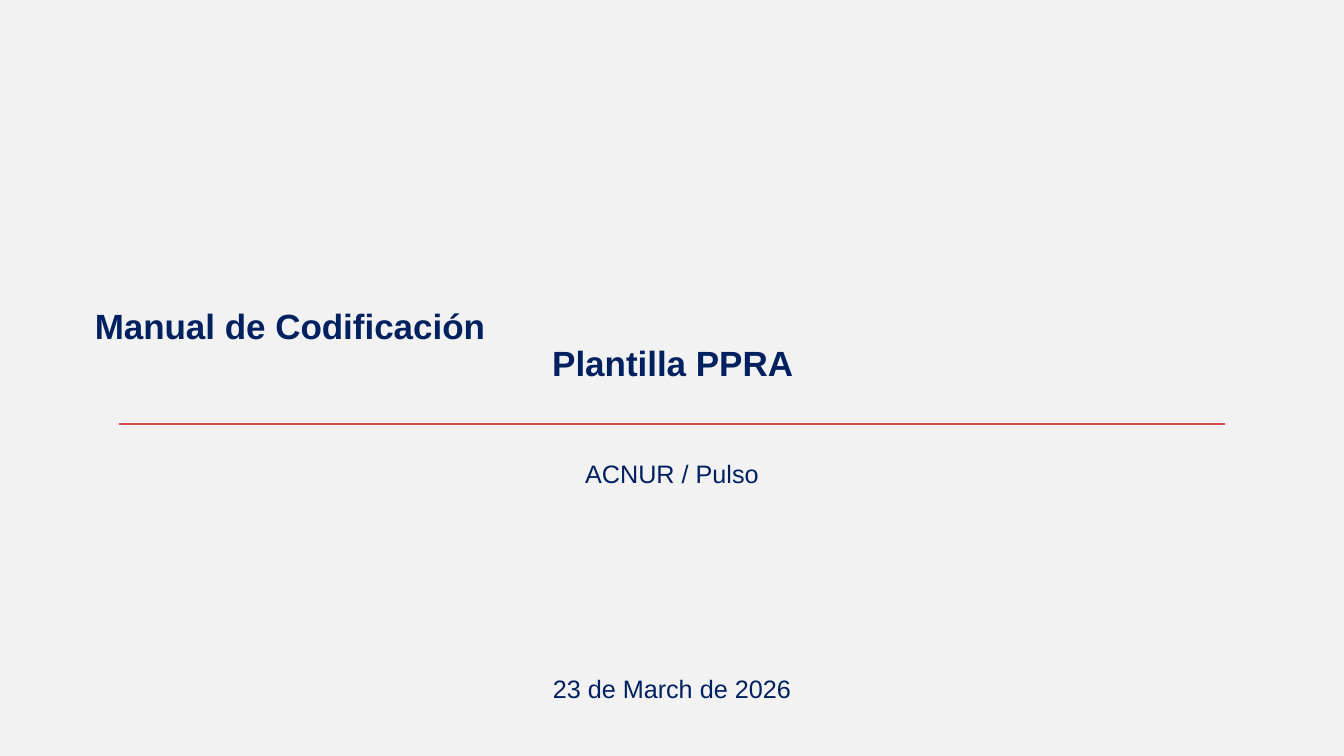
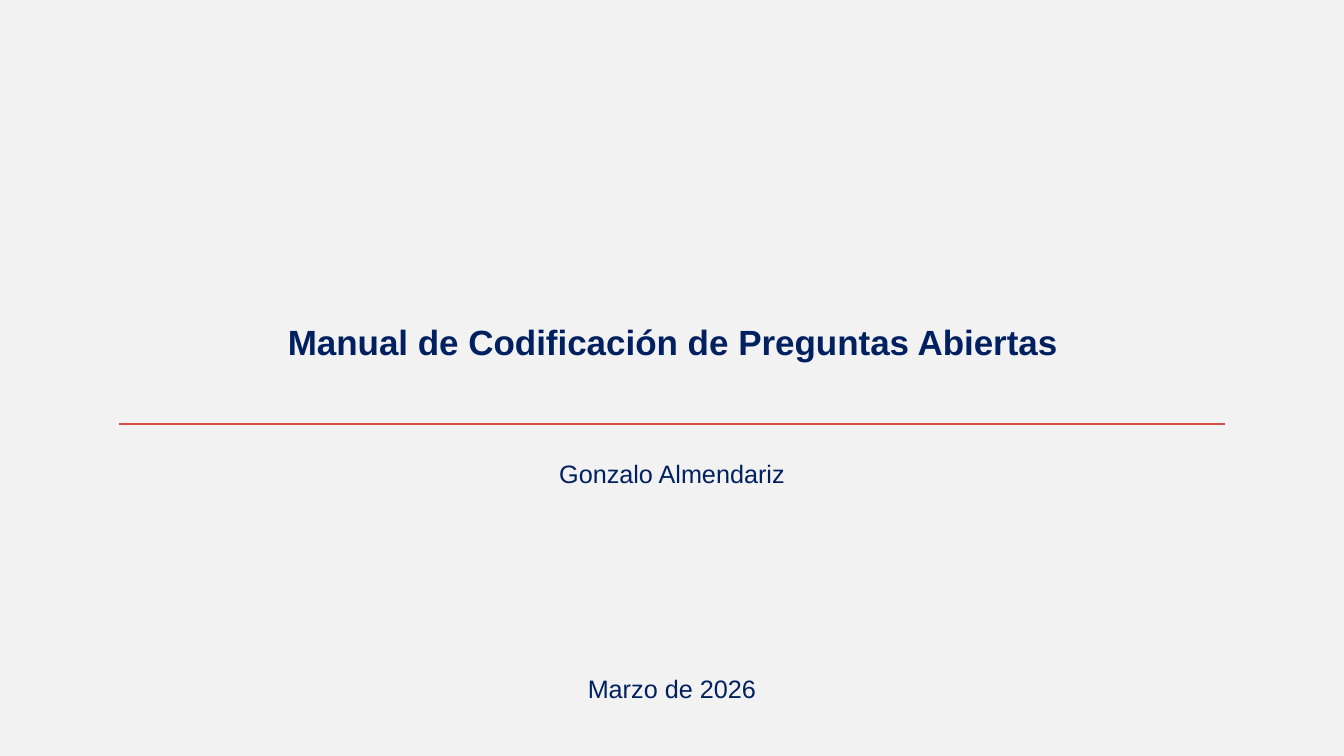
Before and after one commit to GonzaloAlmendariz/prosecnur, a slide deck: slide 1 of scripts/Manual_Codificacion_PPRA.pptx. Drawn at 1344x756 pixels with LibreOffice and Linux fonts; fonts in the diff are those of the drawing; background and template pictures are left out. Boxes give left, top, right and bottom in pixels: in the first picture for what was removed or moved away, otherwise in the second. Text is boxed around its words. In the diff, an @@ line names an element or a change of style, - is before the commit and + after.

```diff
--- a/scripts/Manual_Codificacion_PPRA.pptx
+++ b/scripts/Manual_Codificacion_PPRA.pptx
@@ title at [288,329,1058,362]: text changed @@
-Manual de Codificación
-Plantilla PPRA
+Manual de Codificación de Preguntas Abiertas
@@ subtitle at [559,464,785,484]: text changed @@
-ACNUR / Pulso
+Gonzalo Almendariz
@@ text at [588,679,756,699]: text changed @@
-23 de March de 2026
+Marzo de 2026
```
Also in this commit, not shown: 2 other slides changed, 12 other files.
